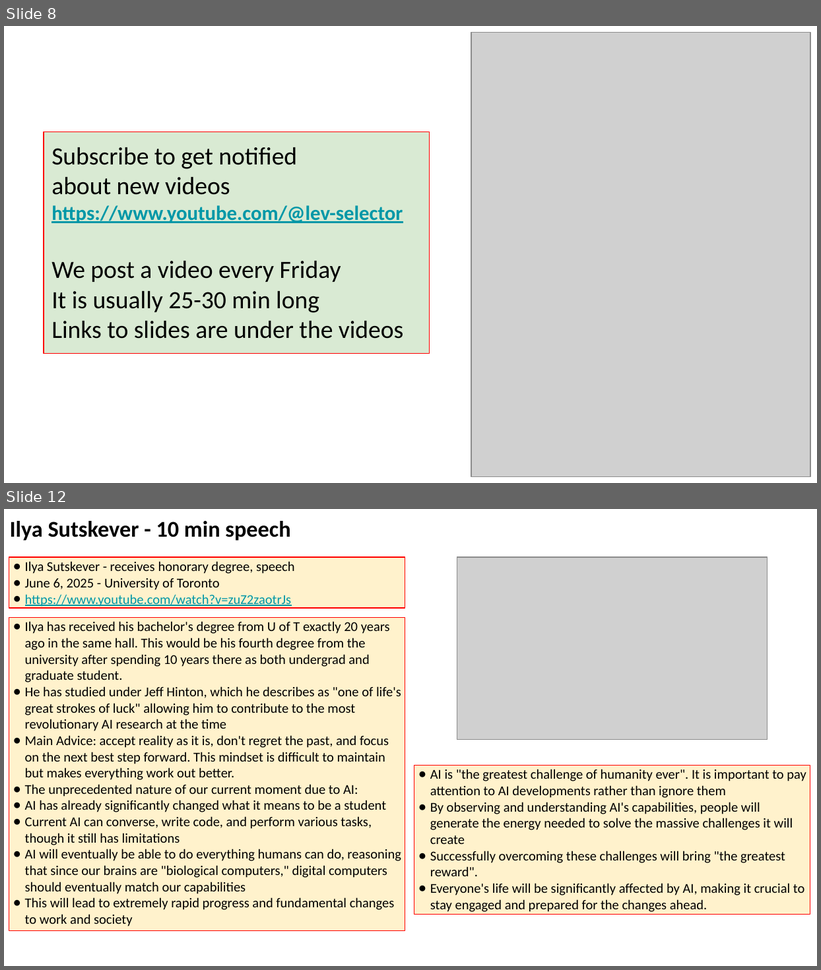
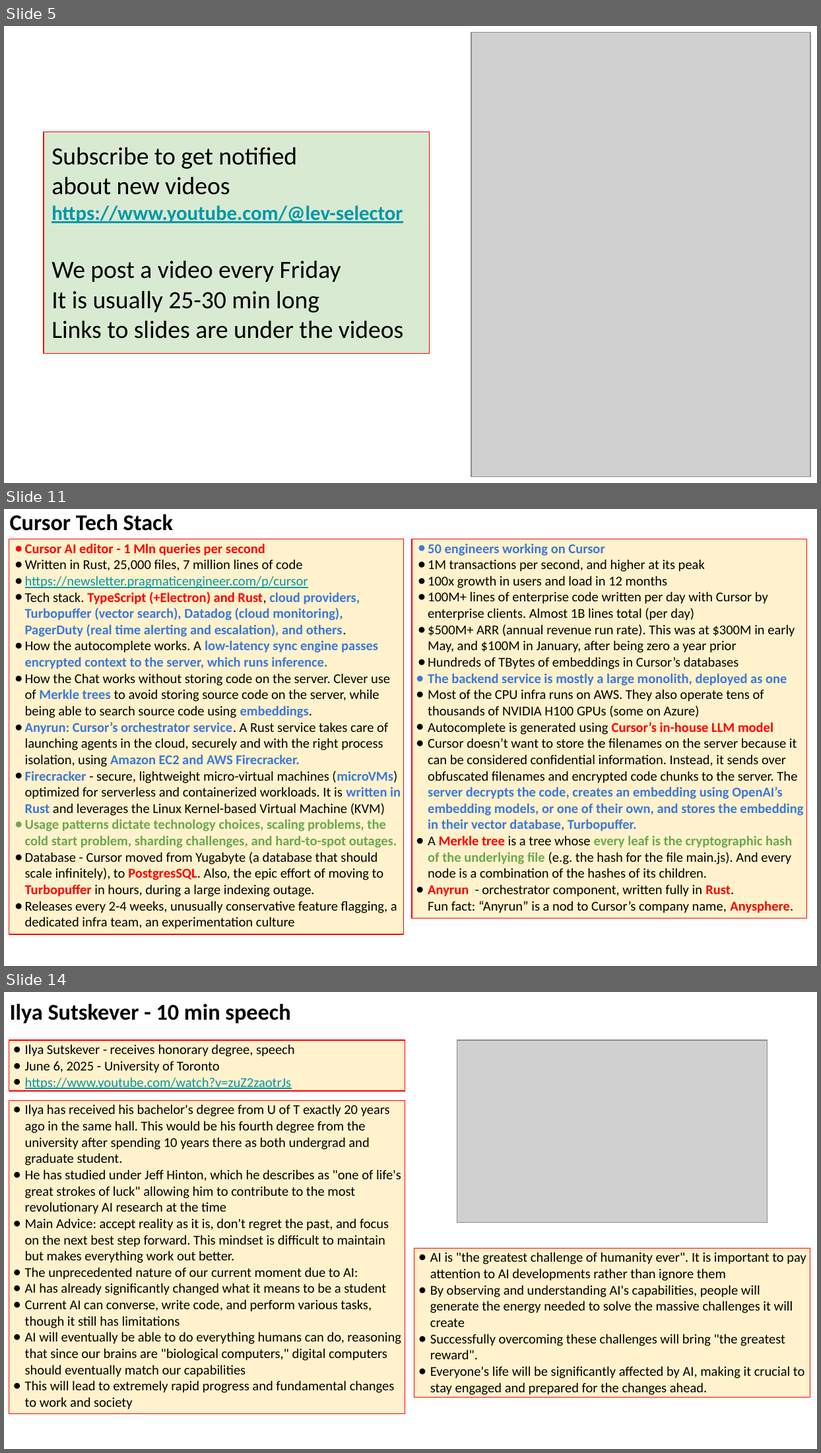
Before and after one commit to lselector/seminar, a slide deck: 2025/2025-06-13-AI-Updates.pptx. Shown one above the other, each under a label of ours: slides 8 and 12 before the commit, slides 5, 11 and 14 after it; the slides between them are not shown. The pictures are 821x970 and 821x1453 pixels, drawn with LibreOffice and Linux fonts; fonts in the diff are those of the drawing; grey boxes stand for pictures. Boxes give left, top, right and bottom in pixels: in the first picture for what was removed or moved away, otherwise in the second. Text is boxed around its words. In the diff, an @@ line names an element or a change of style, - is before the commit and + after.

```diff
--- a/2025/2025-06-13-AI-Updates.pptx
+++ b/2025/2025-06-13-AI-Updates.pptx
@@ slide 11 added at (x1=4, y1=509, x2=817, y2=966), background #FFFFFF @@
@@ text added at (x1=10, y1=514, x2=173, y2=531), 20 pt, text #000000, bold @@
+Cursor Tech Stack
@@ rectangle added at (x1=9, y1=539, x2=404, y2=935), fill #FFF2CC, outline #FF0000 0.75 pt, 12 pt, text #000000 @@
+● Cursor AI editor - 1 Mln queries per second
+● Written in Rust, 25,000 files, 7 million lines of code
+● https://newsletter.pragmaticengineer.com/p/cursor
+● Tech stack. TypeScript (+Electron) and Rust, cloud providers, Turbopuffer (vector search), Datadog (cloud monitoring), PagerDuty (real time alerting and escalation), and others.
+● How the autocomplete works. A low-latency sync engine passes encrypted context to the server, which runs inference.
+● How the Chat works without storing code on the server. Clever use of Merkle trees to avoid storing source code on the server, while being able to search source code using embeddings.
+● Anyrun: Cursor’s orchestrator service. A Rust service takes care of launching agents in the cloud, securely and with the right process isolation, using Amazon EC2 and AWS Firecracker.
+● Firecracker - secure, lightweight micro-virtual machines (microVMs) optimized for serverless and containerized workloads. It is written in Rust and leverages the Linux Kernel-based Virtual Machine (KVM)
+● Usage patterns dictate technology choices, scaling problems, the cold start problem, sharding challenges, and hard-to-spot outages.
+● Database - Cursor moved from Yugabyte (a database that should scale infinitely), to PostgresSQL. Also, the epic effort of moving to Turbopuffer in hours, during a large indexing outage.
+● Releases every 2-4 weeks, unusually conservative feature flagging, a dedicated infra team, an experimentation culture
@@ rectangle added at (x1=412, y1=539, x2=807, y2=919), fill #FFF2CC, outline #FF0000 0.75 pt, 12 pt, text #000000 @@
+● 50 engineers working on Cursor
+● 1M transactions per second, and higher at its peak
+● 100x growth in users and load in 12 months
+● 100M+ lines of enterprise code written per day with Cursor by enterprise clients. Almost 1B lines total (per day)
+● $500M+ ARR (annual revenue run rate). This was at $300M in early May, and $100M in January, after being zero a year prior
+● Hundreds of TBytes of embeddings in Cursor’s databases
+● The backend service is mostly a large monolith, deployed as one
+● Most of the CPU infra runs on AWS. They also operate tens of thousands of NVIDIA H100 GPUs (some on Azure)
+● Autocomplete is generated using Cursor’s in-house LLM model
+● Cursor doesn’t want to store the filenames on the server because it can be considered confidential information. Instead, it sends over obfuscated filenames and encrypted code chunks to the server. The server decrypts the code, creates an embedding using OpenAI’s embedding models, or one of their own, and stores the embedding in their vector database, Turbopuffer.
+● A Merkle tree is a tree whose every leaf is the cryptographic hash of the underlying file (e.g. the hash for the file main.js). And every node is a combination of the hashes of its children.
+● Anyrun - orchestrator component, written fully in Rust.
+  Fun fact: “Anyrun” is a nod to Cursor’s company name, Anysphere.
@@ what was slide 8 is now slide 5 @@
@@ what was slide 12 is now slide 14 @@
```
Also in this commit, not shown: 11 slides changed, 3 other slides added.
